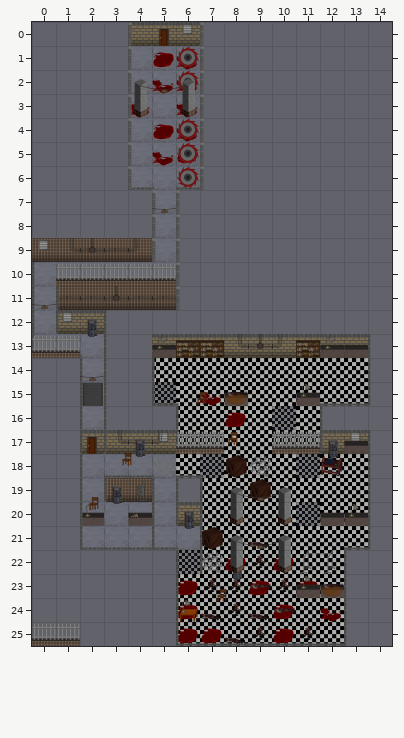
Tiled map: assetSource/evilWithin/meatBasementTopMap.tmx. The first picture shows the starting point.
Cells are 128x128 px. Shown: x 0..14, y 0..25. Tiles whose own drawing changed are shown in their newer look in all pictures.
The result:
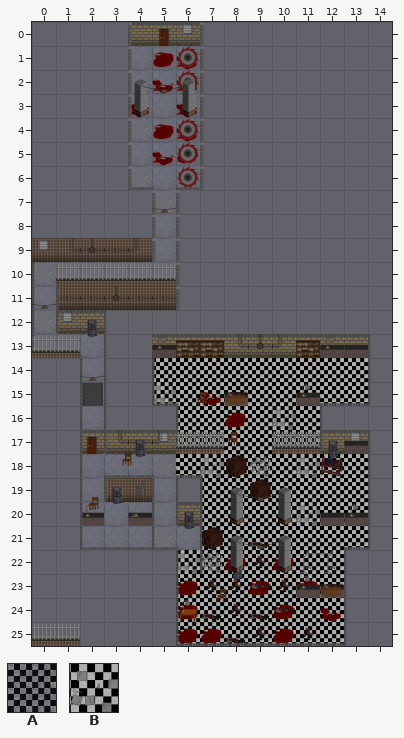
Key: from "tilesTop": A 0, B 2.
_ is an empty cell, . an unchanged one.
The exact change:
--- layer "floor"
@@ x 5..10 @@
-15 A.....
-16 .....A
+15 B.....
+16 .....B
@@ x 7..11 @@
-18 A...A
+18 B...B
@@ x 11..11 @@
-20 A
+20 B
@@ x 6..6 @@
-22 A
+22 B
Pixel boxes of the changes (left, top, right, bottom) in both pictures:
changed: (152, 382, 176, 406)
changed: (272, 406, 296, 430)
changed: (200, 454, 224, 478)
changed: (296, 454, 320, 478)
changed: (296, 502, 320, 526)
changed: (176, 550, 200, 574)
